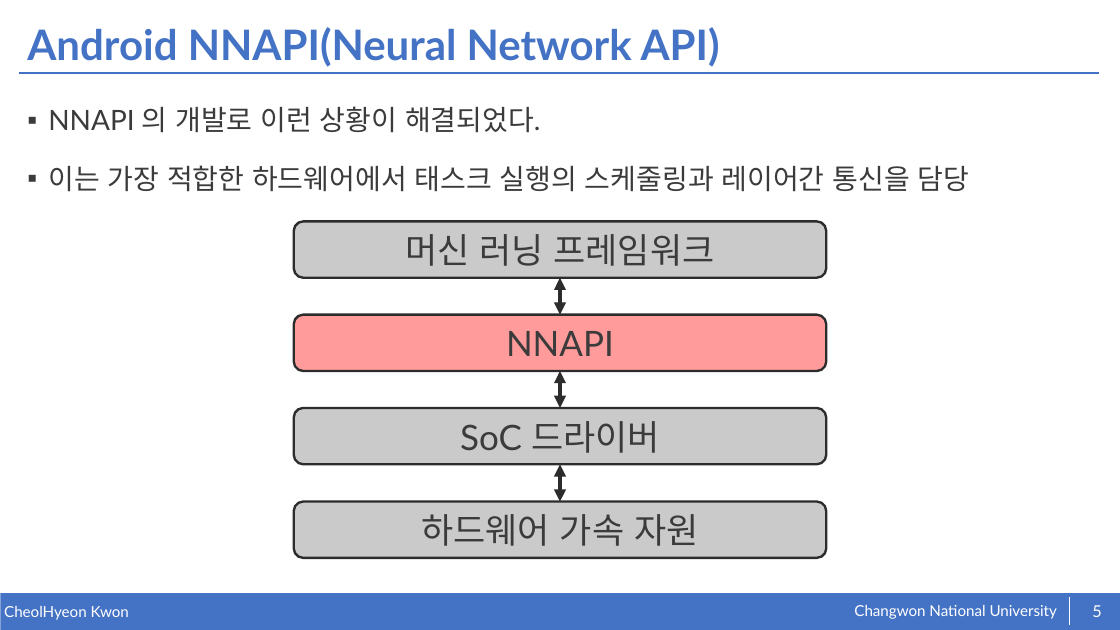
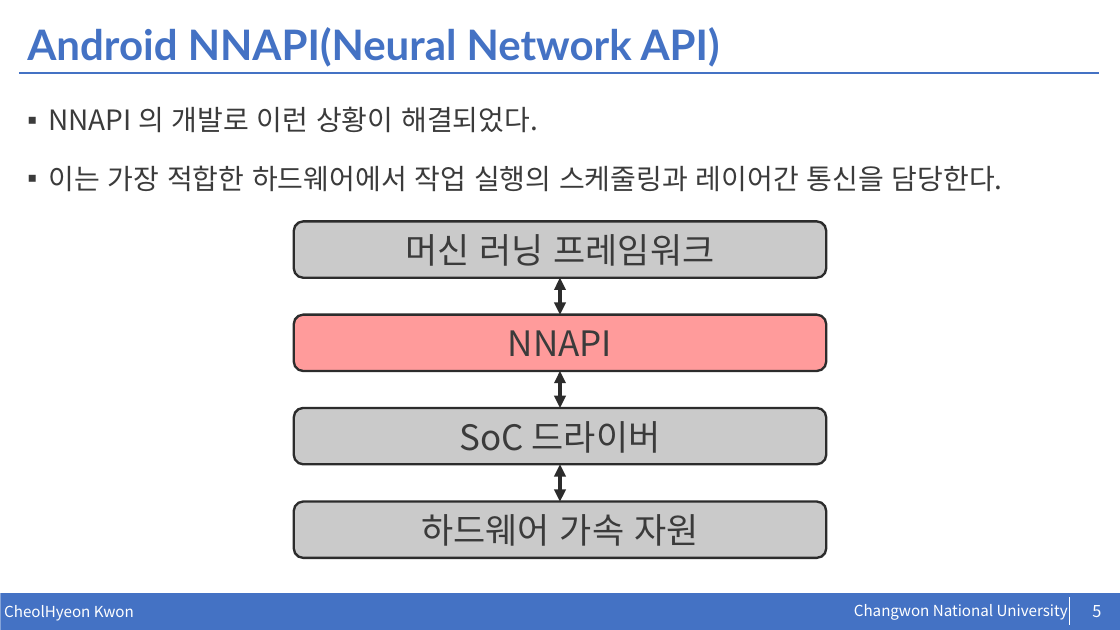
Before and after one commit to kkcchh9999/Studied_in_NOSLab, a slide deck: slide 5 of presentation/AI Benchmark.pptx. Drawn at 1120x630 pixels with LibreOffice and Linux fonts; fonts in the diff are those of the drawing. Boxes give left, top, right and bottom in pixels: in the first picture for what was removed or moved away, otherwise in the second. Text is boxed around its words. In the diff, an @@ line names an element or a change of style, - is before the commit and + after.

```diff
--- a/presentation/AI Benchmark.pptx
+++ b/presentation/AI Benchmark.pptx
@@ text at (48, 106, 538, 133): font Lato to Noto Sans CJK KR in "NNAPI 의 개발로 이런 상황이 해결되었다." @@
@@ text at (48, 165, 1003, 192): text changed; font Lato to Noto Sans CJK KR @@
-▪ 이는 가장 적합한 하드웨어에서 태스크 실행의 스케줄링과 레이어간 통신을 담당
+▪ 이는 가장 적합한 하드웨어에서 작업 실행의 스케줄링과 레이어간 통신을 담당한다.
@@ font Lato to Noto Sans CJK KR in 5 elements at (1092, 605, 1101, 617), (294, 315, 827, 371), (294, 408, 827, 465), (854, 604, 1068, 620), (4, 605, 134, 621) @@
```
Also in this commit, not shown: 13 other slides changed, 19 slides added.
